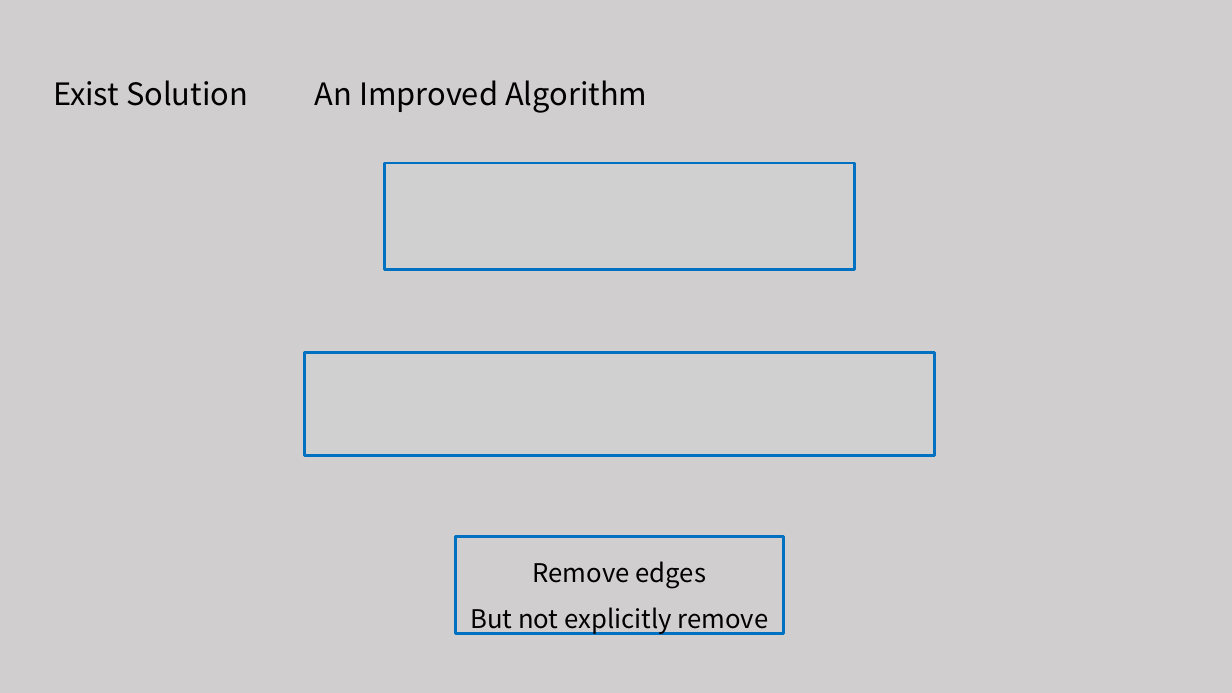
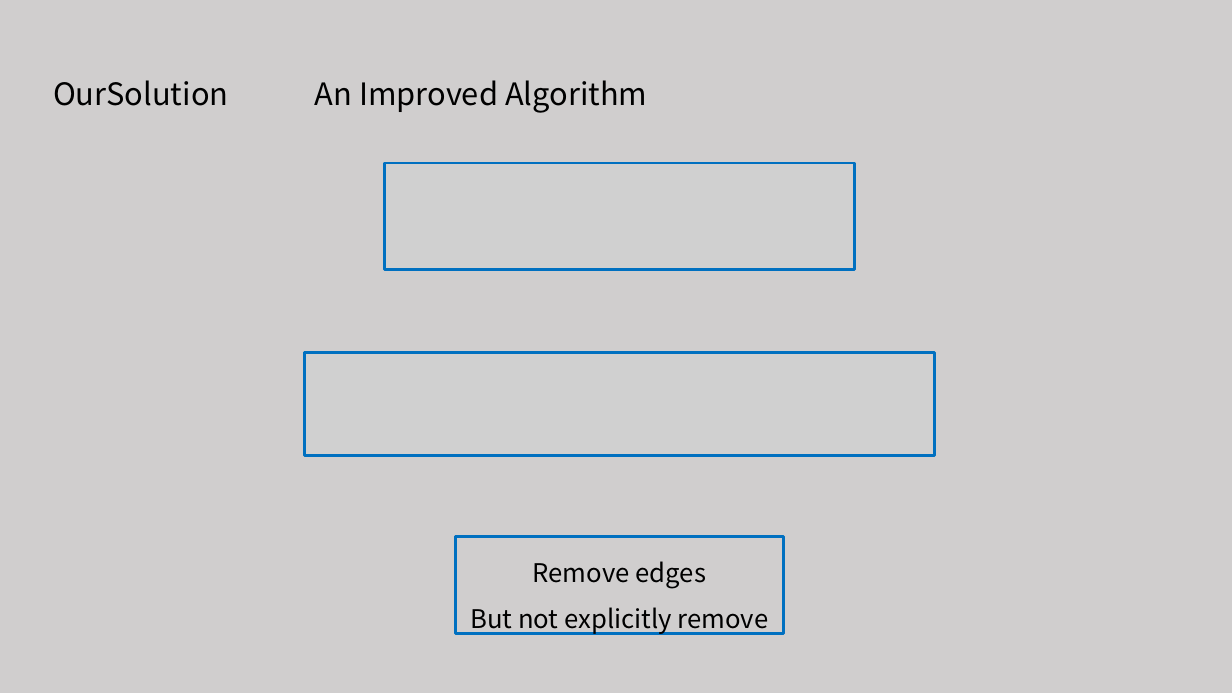
Before and after one commit to tianzhuwei/PPT, a slide deck: slide 12 of 魏天柱--Truss decomposition in massive networks.pptx. Drawn at 1232x693 pixels with LibreOffice and Linux fonts; fonts in the diff are those of the drawing; grey boxes stand for pictures. Boxes give left, top, right and bottom in pixels: in the first picture for what was removed or moved away, otherwise in the second. Text is boxed around its words. In the diff, an @@ line names an element or a change of style, - is before the commit and + after.

Commit message:
update

```diff
--- a/魏天柱--Truss decomposition in massive networks.pptx
+++ b/魏天柱--Truss decomposition in massive networks.pptx
@@ text at (53, 80, 229, 106): text changed @@
-Exist Solution
+OurSolution
```
Also in this commit, not shown: 5 other slides changed.
